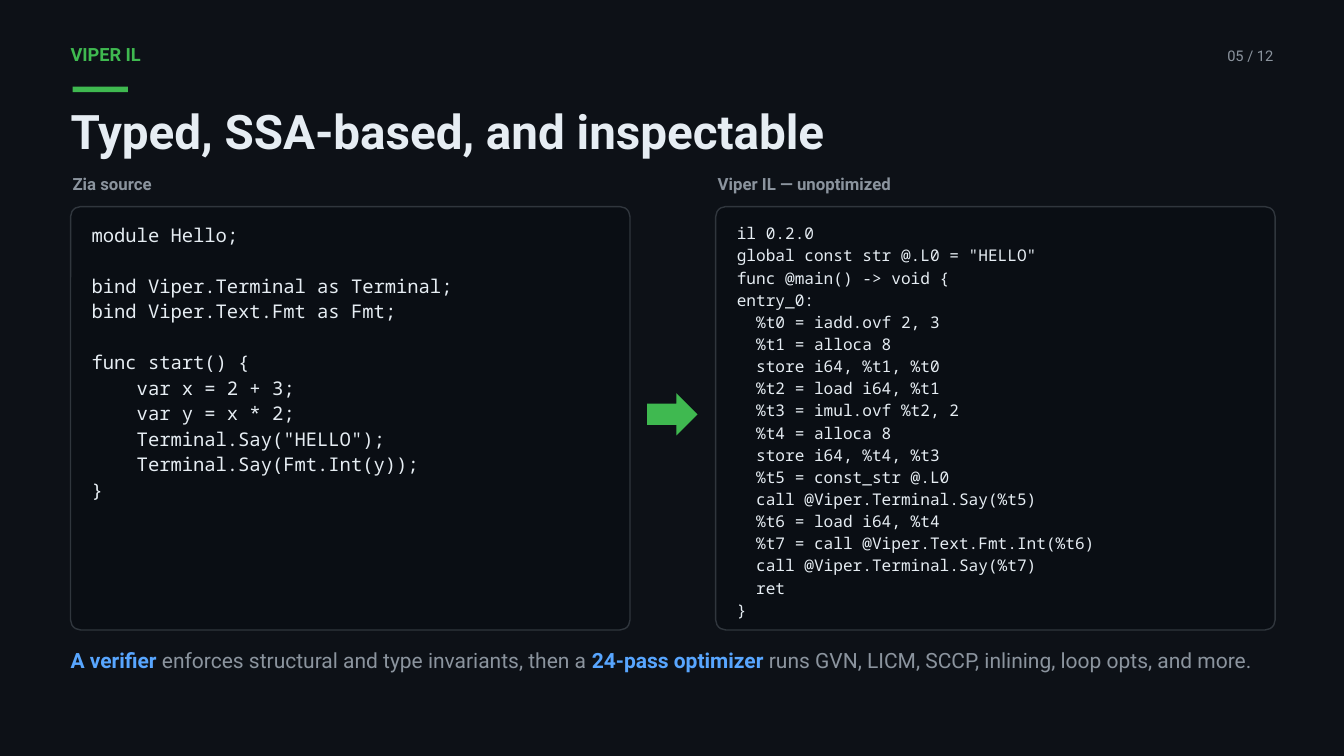
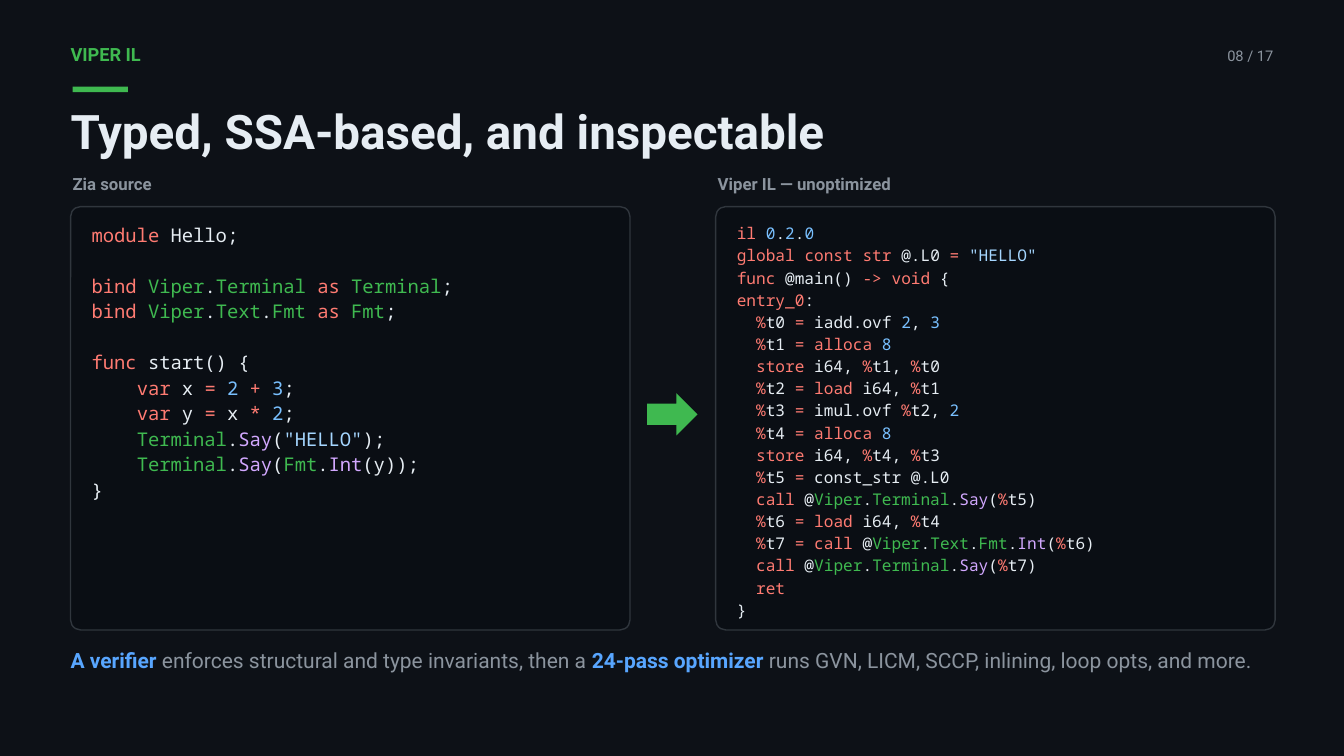
Before and after one commit to splanck/viper, a slide deck: slide 8 of misc/presentation/Viper_Intro_Revised.pptx (slide 5 before the commit). Drawn at 1344x756 pixels with LibreOffice and Linux fonts; fonts in the diff are those of the drawing. Boxes give left, top, right and bottom in pixels: in the first picture for what was removed or moved away, otherwise in the second. Text is boxed around its words. In the diff, an @@ line names an element or a change of style, - is before the commit and + after.

```diff
--- a/misc/presentation/Viper_Intro_Revised.pptx
+++ b/misc/presentation/Viper_Intro_Revised.pptx
@@ text at bbox=[1227, 50, 1273, 61]: text changed @@
-05 / 12
+08 / 17
@@ text in rounded rectangle at bbox=[92, 227, 453, 476]: text colour #E6EDF3 to #FF7B72 in "module", "bind as", "bind as", "func" and 2 more places; text colour #E6EDF3 to #3FB950 in "Viper.Terminal Terminal;", "Viper.Text.Fmt Fmt;", "Terminal.Say("HELLO");", "Terminal.Say(Fmt.Int(y));"; text colour #E6EDF3 to #79C0FF in "2 3;", "2;"; text colour #E6EDF3 to #D2A8FF in "Terminal.Say("HELLO");", "Terminal.Say(Fmt.Int(y));"; text colour #E6EDF3 to #A5D6FF in "Terminal.Say("HELLO");" @@
@@ text in rounded rectangle at bbox=[737, 226, 1095, 594]: text colour #E6EDF3 to #FF7B72 in "il", "global const str =", "func -> void", "entry_0:" and 13 more places; text colour #E6EDF3 to #79C0FF in "0.2.0", "2, 3", "8", "2" and 1 more places; text colour #E6EDF3 to #A5D6FF in ""HELLO""; text colour #E6EDF3 to #3FB950, text colour #E6EDF3 to #D2A8FF in "@Viper.Terminal.Say(%t5)", "@Viper.Text.Fmt.Int(%t6)", "@Viper.Terminal.Say(%t7)" @@
```
Also in this commit, not shown: 10 other slides changed, 5 slides added, 17 other files.
